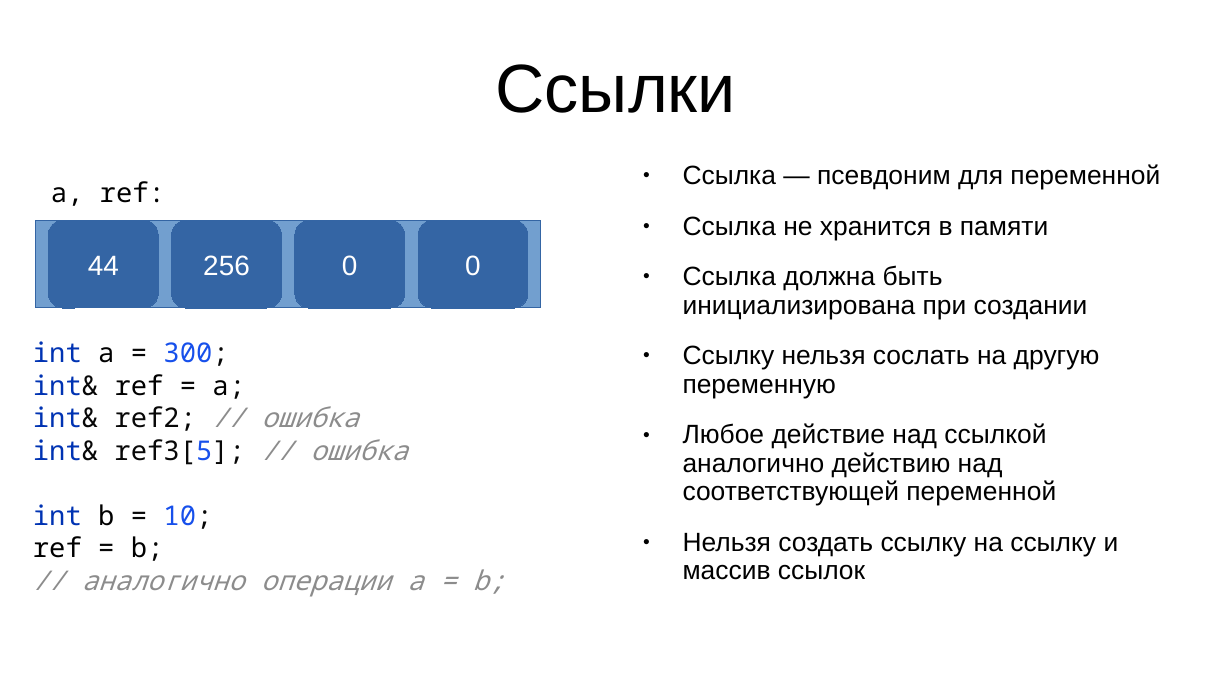
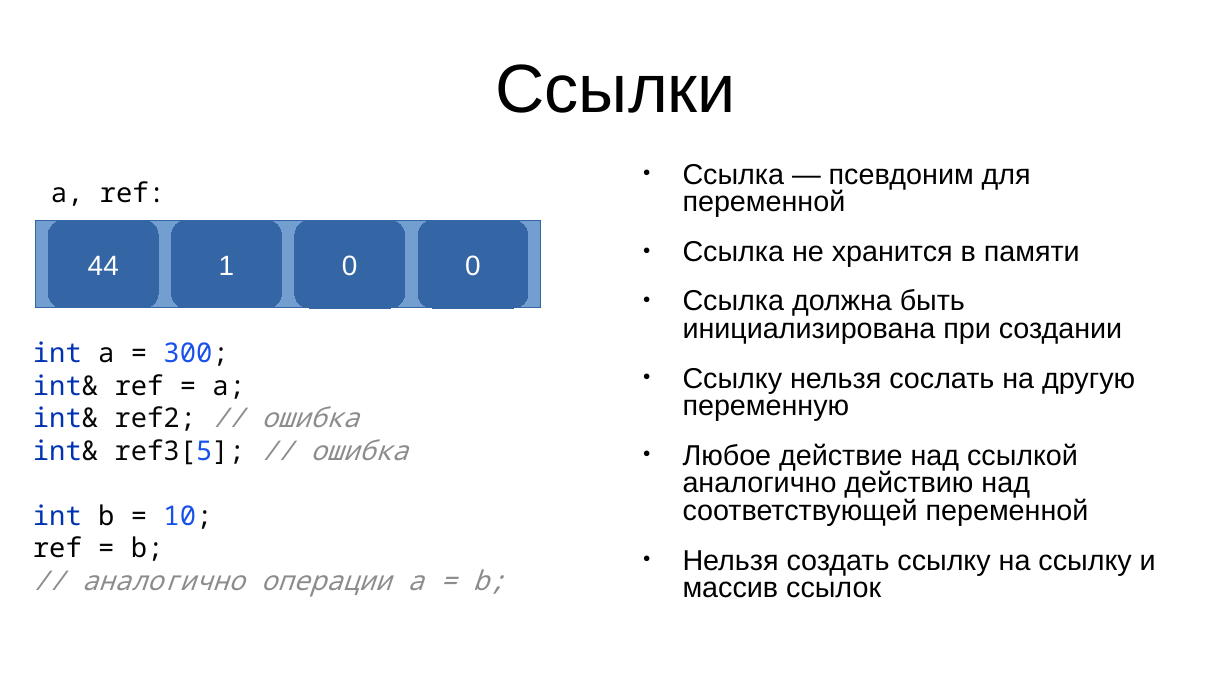
Before and after one commit to IvanStriker/Cpp_Coworking, a slide deck: slide 12 of 1-st meeting/Memory management in C++.pptx. Drawn at 1232x693 pixels with LibreOffice and Linux fonts; fonts in the diff are those of the drawing. Boxes give left, top, right and bottom in pixels: in the first picture for what was removed or moved away, otherwise in the second. Text is boxed around its words. In the diff, an @@ line names an element or a change of style, - is before the commit and + after.

```diff
--- a/1-st meeting/Memory management in C++.pptx
+++ b/1-st meeting/Memory management in C++.pptx
@@ text "Ссылка — псевдоним для переменной" at [683, 164, 1156, 598]: size 17 to 18.5 pt; line spacing 0.9 to 0.8 @@
@@ text in rounded rectangle at [219, 255, 235, 275]: text changed @@
-256
+1
```
Also in this commit, not shown: 7 other slides changed, 1 slide added, 1 slide removed, 14 other files.
